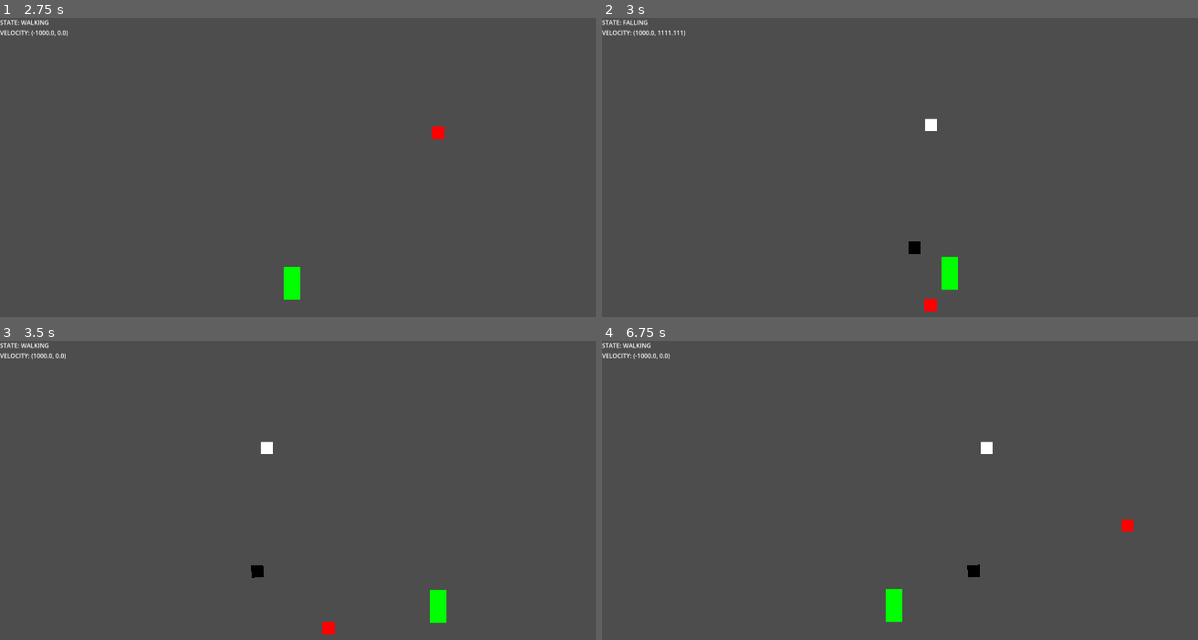
Above: before the commit, frames 1-4 (two rows, left to right).
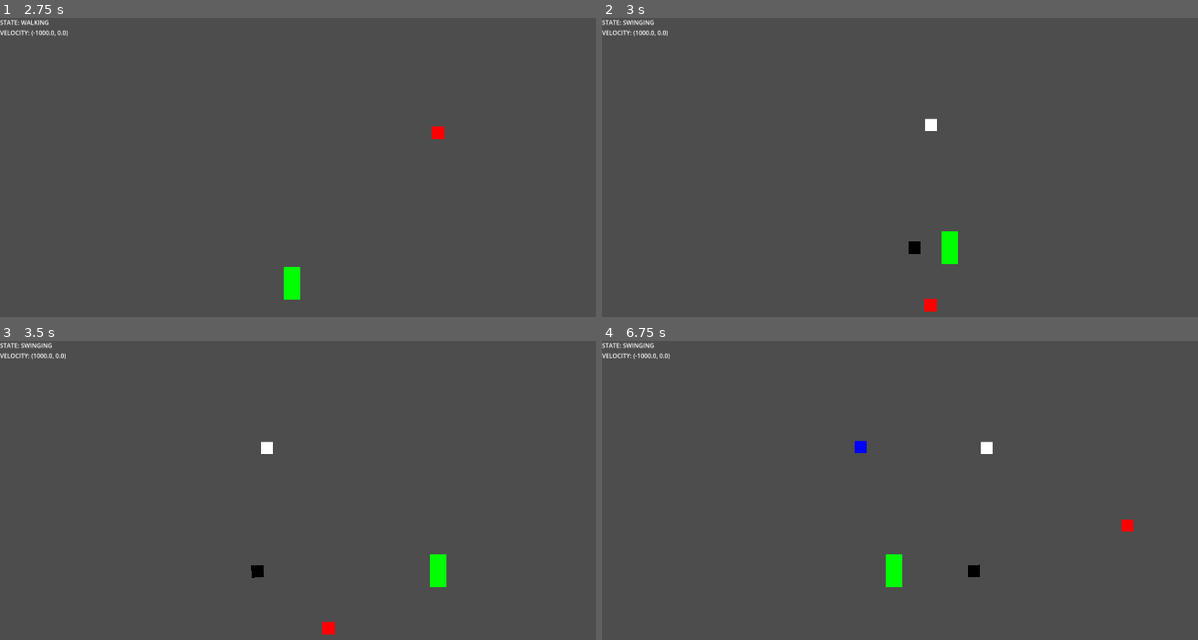
Above: after the commit, the same moments.

Repository: JeriamJito/ProjectWild
Game: Godot game, scene res://stage.tscn
Same seed, same stepped clock (60 frames per second), same inputs: the game is played once before the commit and once after it.
Inputs (mouse positions are in pixels of both pictures, inside the frame that each line leads up to):
- Up to frame 1 (2.75 s): tap Enter at 0.5 s; move the mouse to (524, 203) at 0.52 s; hold D (move_right) 0.53-2.03 s; click (524, 203) at 0.6 s; tap Space (jump) at 0.77, 1.52 s; move the mouse to (220, 242) at 1.27 s; click (220, 242) at 1.35 s; move the mouse to (441, 131) at 2.02 s; hold A (move_left) from 2.03 s (still down); click (441, 131) at 2.1 s
- Up to frame 2 (3 s): tap Space (jump) at 2.75 s; move the mouse to (929, 305) at 2.77 s; release A (move_left) at 2.78 s; hold D (move_right) from 2.78 s (still down); click (929, 305) at 2.85 s
- Up to frame 3 (3.5 s): keep holding D (move_right); tap Space (jump) at 3.02 s
- Up to frame 4 (6.75 s): move the mouse to (1186, 607) at 3.52 s; click (1186, 607) at 3.6 s; tap Space (jump) at 3.77, 4.52, 6.02 s; move the mouse to (751, 484) at 4.27 s; release D (move_right) at 4.28 s; hold A (move_left) 4.28-5.03 s; click (751, 484) at 4.35 s; move the mouse to (1001, 547) at 5.02 s; hold D (move_right) 5.03-5.78 s; click (1001, 547) at 5.1 s; move the mouse to (858, 442) at 5.77 s; hold A (move_left) from 5.78 s (still down); click (858, 442) at 5.85 s; move the mouse to (1126, 526) at 6.52 s; click (1126, 526) at 6.6 s

Frame 1 is identical in both runs. In frame 2, 0.6% of the frame differs, in the area x 3-60%, y 0-92%; in frame 3, 0.7%; in frame 4, 0.8%, in the area x 3-64%, y 0-95%.
Error after the commit: Cannot call method 'reparent' on a null value. (res://player/whip_line.gd:15)

Commit message:
(feat) attach player to swinging physics body

Diff:
--- a/components/gravity.gd
+++ b/components/gravity.gd
@@ -37,7 +37,7 @@
 
 
 func _physics_process(_delta : float) -> void:
-	if parent.state == STATES.CLIMBING:
+	if parent.state in [STATES.CLIMBING, STATES.SWINGING]:
 		parent.velocity.y = 0.0
 		return
 	move_vertical()
--- a/components/whip.gd
+++ b/components/whip.gd
@@ -7,6 +7,8 @@
 
 const WHIP_LINE = preload("res://player/whip_line.tscn")
 const GRAPPLE_RESET := Vector2(-1, 999999) # x = index, y = distance
+const STATES = Globals.STATES
+
 signal set_grapple_point
 
 var _in_use := false
@@ -19,16 +21,10 @@
 
 
 func _physics_process(_delta: float) -> void:
-	if _in_use or not has_grapple_point():
+	if parent.state != STATES.SWINGING or _in_use or not has_grapple_point():
 		return
 
-	if Input.is_action_just_pressed("whip_use"):
-		var grapple_points : Array = get_tree().get_nodes_in_group("WhipTarget")
-		var test_point : Node2D = grapple_points[grapple_point.x]
-		_rope = WHIP_LINE.instantiate()
-		get_tree().root.add_child(_rope)
-		_rope.create_rope(test_point.global_position, parent.global_position)
-		_in_use = true
+	create_rope()
 
 
 func get_valid_grapple_point() -> Vector2:
@@ -46,3 +42,12 @@
 
 func has_grapple_point():
 	return grapple_point.x > -1
+
+
+func create_rope() -> void:
+	var grapple_points : Array = get_tree().get_nodes_in_group("WhipTarget")
+	var test_point : Node2D = grapple_points[grapple_point.x]
+	_rope = WHIP_LINE.instantiate()
+	get_tree().root.add_child(_rope)
+	_rope.create_rope(test_point.global_position, parent.global_position)
+	_in_use = true
--- a/globals/globals.gd
+++ b/globals/globals.gd
@@ -7,5 +7,6 @@
 	JUMPING,
 	FALLING,
 	CLIMBING,
-	COYOTE
+	COYOTE,
+	SWINGING
 }
--- a/player/player.gd
+++ b/player/player.gd
@@ -16,6 +16,7 @@
 var direction := 0.0
 
 func _physics_process(_delta : float) -> void:
+	global_rotation = 0.0
 	direction = Input.get_axis("move_left", "move_right")
 
 	if direction != 0.0:
@@ -27,10 +28,12 @@
 	elif is_on_floor():
 		change_state.emit(STATES.WALKING)
 
-	if state in [STATES.JUMPING, STATES.FALLING] and \
-			can_ledge_grab() and climbing_timeout.is_stopped():
-		climbing_timeout.start()
-		change_state.emit(STATES.CLIMBING)
+	if state in [STATES.JUMPING, STATES.FALLING]:
+		if can_ledge_grab() and climbing_timeout.is_stopped():
+			climbing_timeout.start()
+			change_state.emit(STATES.CLIMBING)
+		elif Input.is_action_just_pressed("whip_use"):
+			change_state.emit(STATES.SWINGING)
 
 	if Input.is_action_just_pressed("jump") and \
 			state in [STATES.IDLE, STATES.WALKING, STATES.COYOTE]:
@@ -70,7 +73,7 @@
 	if not coyote_time.is_stopped() or \
 	get_real_velocity().y < 0.0 or \
 	is_on_floor() or \
-	state == STATES.CLIMBING:
+	state in [STATES.CLIMBING, STATES.SWINGING]:
 		return
 
 	if state in [STATES.WALKING, STATES.SPRINTING]:
--- a/player/whip_line.gd
+++ b/player/whip_line.gd
@@ -11,3 +11,5 @@
 	pinjoint.node_a = attachment_point.get_path()
 	pinjoint.node_b = player_point.get_path()
 	add_child(pinjoint)
+	var player : Actor = get_tree().get_first_node_in_group("Player")
+	player.reparent(player_point)
--- a/project.godot
+++ b/project.godot
@@ -33,6 +33,7 @@
 [global_group]
 
 WhipTarget="A node that the player's whip can target"
+Player="You know who you are"
 
 [input]
 
